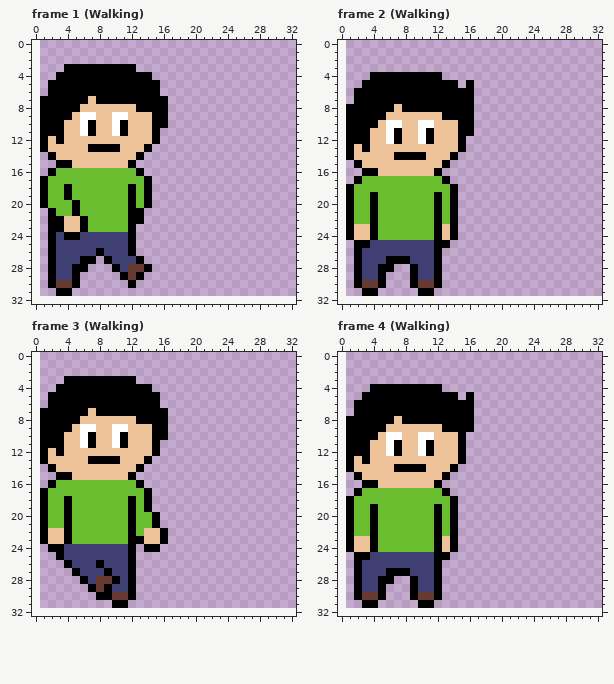
File history of a pixel-art file, ExportedAssets/Art/New Character.aseprite. Above, as it was before the edit.
32x32 pixels, 16 frames. Shown: frame 1 (Walking), frame 2 (Walking), frame 3 (Walking), frame 4 (Walking). The old version is drawn lined up with the new one, on the new canvas. The commit also changed other frames, which this record leaves out.
The result:
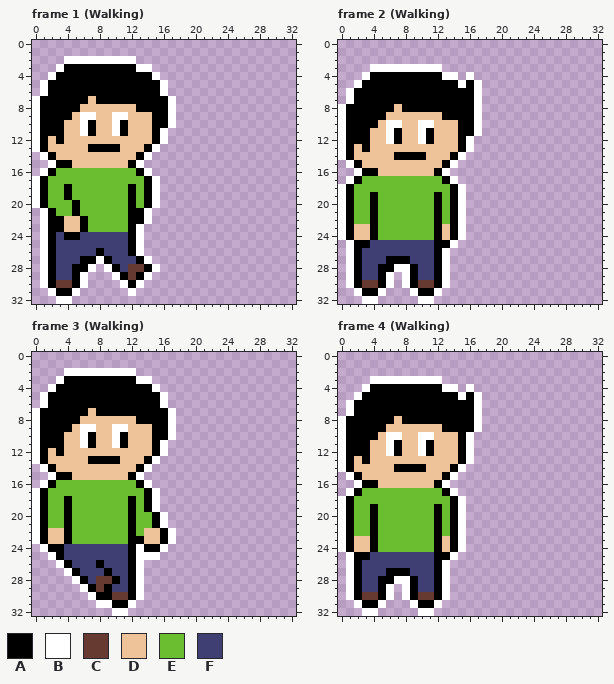
Palette (. is transparent): A #000000  B #ffffff  C #663931  D #eec39a  E #6abe30  F #3f3f74
Changes in this commit:
canvas 32x32 -> 33x33, the old top-left corner now at 1,0
Frame 1 (Walking):
There is now colour B in row 2 at x 4 to 12; in row 3 at x 3 and 13 to 14; in row 4 at x 2 and 15; in rows 5 to 6 at x 1 and 16; in rows 7 to 10 at x 0 and 17; in rows 11 to 12 at x 0 and 16.
There is now colour B in row 13 at x 0 and 15; in row 14 at x 1 and 14; in row 15 at x 2 and 13; in row 16 at x 1 and 14; in rows 17 to 20 at x 0 and 15; in rows 21 to 22 at x 1 and 14.
There is now colour B in rows 23 to 26 at x 1 and 13; in row 27 at x 1, 8 and 14; in row 28 at x 1, 7, 9 and 15; in row 29 at x 1, 6, 10 and 14; in row 30 at x 1, 6, 11 and 13; in row 31 at x 2, 5 and 12.
There is now colour B in row 32 at x 3 to 4.
Frame 2 (Walking):
There is now colour B in row 3 at x 4 to 12; in row 4 at x 3, 13 to 14 and 16; in row 5 at x 2, 15 and 17; in rows 6 to 7 at x 1 and 17; in rows 8 to 11 at x 0 and 17; in rows 12 to 13 at x 0 and 16.
There is now colour B in row 14 at x 0 and 15; in row 15 at x 1 and 14; in row 16 at x 2 and 13; in row 17 at x 1 and 14; in rows 18 to 24 at x 0 and 15; in row 25 at x 1 and 14.
There is now colour B in rows 26 to 27 at x 1 and 13; in row 28 at x 1, 7 to 8 and 13; in rows 29 to 30 at x 1, 6, 8 and 13; in row 31 at x 2, 5, 9 and 12; in row 32 at x 3 to 4 and 10 to 11.
Frame 3 (Walking):
There is now colour B in row 2 at x 4 to 12; in row 3 at x 3 and 13 to 14; in row 4 at x 2 and 15; in rows 5 to 6 at x 1 and 16; in rows 7 to 10 at x 0 and 17; in rows 11 to 12 at x 0 and 16.
There is now colour B in row 13 at x 0 and 15; in row 14 at x 1 and 14; in row 15 at x 2 and 13; in row 16 at x 1 and 14; in rows 17 to 19 at x 0 and 15; in rows 20 to 21 at x 0 and 16.
There is now colour B in rows 22 to 23 at x 0 and 17; in row 24 at x 1, 13 and 16; in row 25 at x 2 and 13 to 15; in row 26 at x 3 and 13; in row 27 at x 4 and 13; in row 28 at x 5 and 13.
There is now colour B in row 29 at x 6 and 13; in row 30 at x 7 and 13; in row 31 at x 8 to 9 and 12; in row 32 at x 10 to 11.
Frame 4 (Walking):
There is now colour B in row 3 at x 4 to 12; in row 4 at x 3, 13 to 14 and 16; in row 5 at x 2, 15 and 17; in rows 6 to 7 at x 1 and 17; in rows 8 to 9 at x 0 and 17; in rows 10 to 13 at x 0 and 16.
There is now colour B in row 14 at x 0 and 15; in row 15 at x 1 and 14; in row 16 at x 2 and 13; in row 17 at x 1 and 14; in rows 18 to 24 at x 0 and 15; in row 25 at x 1 and 14.
There is now colour B in rows 26 to 27 at x 1 and 13; in row 28 at x 1, 7 to 8 and 13; in rows 29 to 30 at x 1, 6, 8 and 13; in row 31 at x 2, 5, 9 and 12; in row 32 at x 3 to 4 and 10 to 11.
Boxes around the changes in both pictures, in picture pixels (x1, y1, x2, y2):
added: (32, 56, 176, 304)
added: (338, 64, 482, 304)
added: (32, 368, 176, 616)
added: (338, 376, 482, 616)
